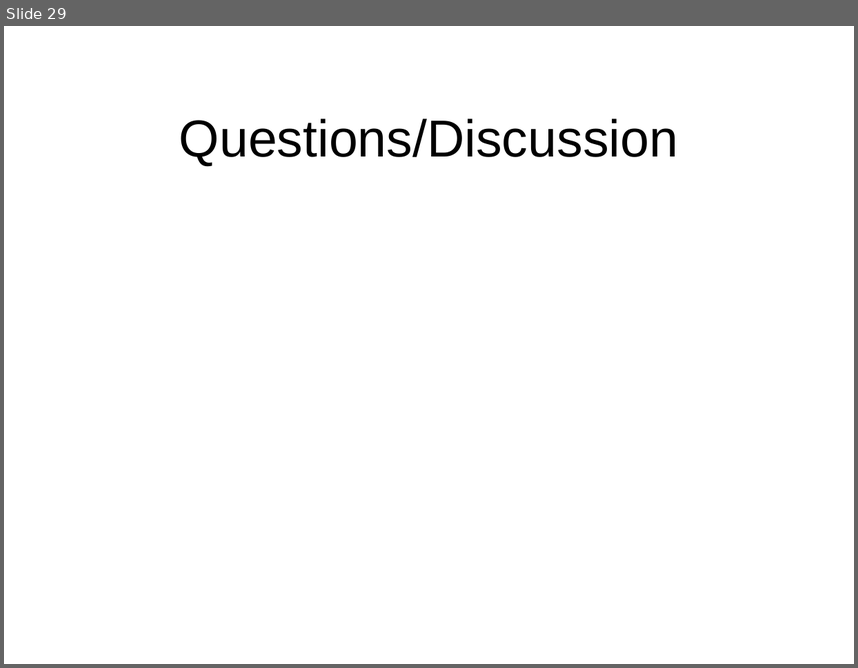
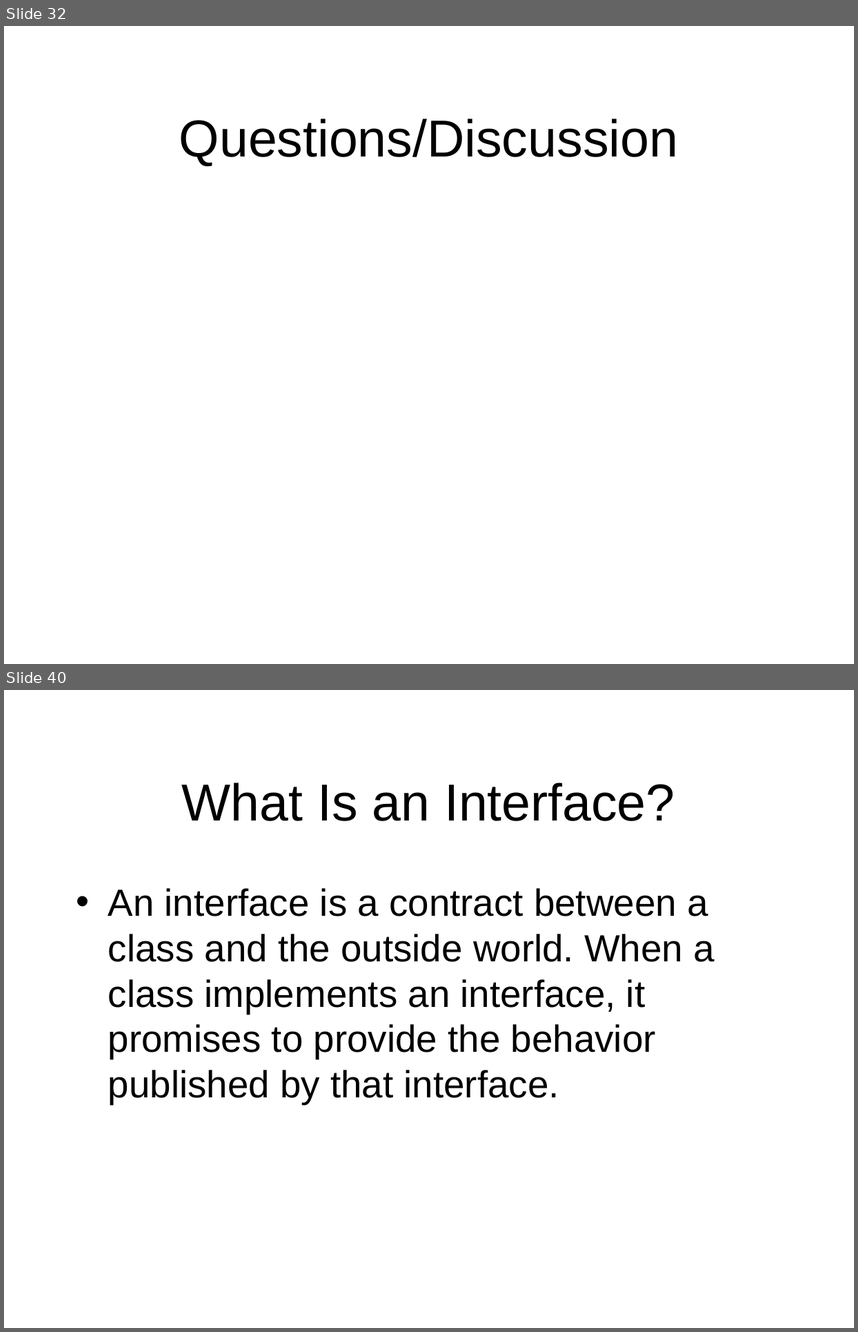
Before and after one commit to octaviordz/zjnu2017.github.io, a slide deck: OOAD/lectures/010--Introduction.ppt. Shown one above the other, each under a label of ours: slide 29 before the commit, slides 32 and 40 after it; the slides between them are not shown. The pictures are 858x668 and 858x1332 pixels, drawn with LibreOffice and Linux fonts; fonts in the diff are those of the drawing. Boxes give left, top, right and bottom in pixels: in the first picture for what was removed or moved away, otherwise in the second. Text is boxed around its words. In the diff, an @@ line names an element or a change of style, - is before the commit and + after.

```diff
--- a/OOAD/lectures/010--Introduction.ppt
+++ b/OOAD/lectures/010--Introduction.ppt
@@ slide 40 added at (x1=4, y1=690, x2=854, y2=1328), background #FFFFFF @@
@@ title added at (x1=182, y1=782, x2=675, y2=821), 44 pt, text #000000 @@
+What Is an Interface?
@@ text added at (x1=108, y1=888, x2=714, y2=1104), 32 pt, text #000000 @@
+• An interface is a contract between a class and the outside world. When a class implements an interface, it promises to provide the behavior published by that interface.
@@ what was slide 29 is now slide 32 @@
```
Also in this commit, not shown: 1 slide changed, 11 other slides added, 1 slide removed, 2 other files.
